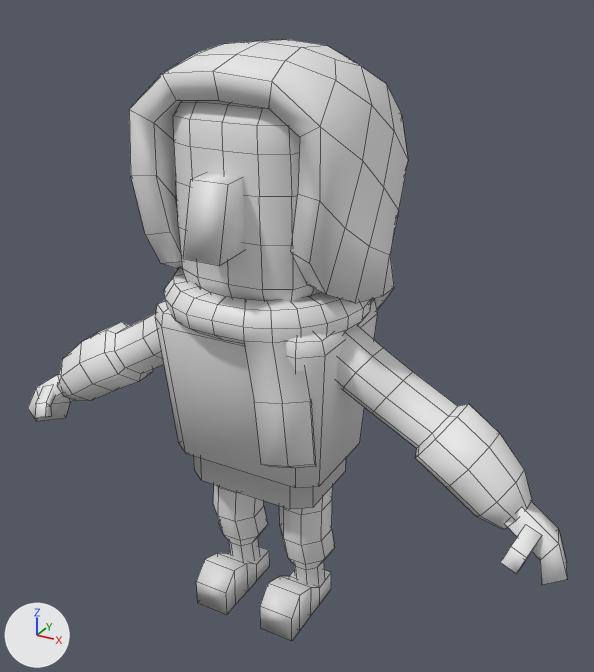
An edit to the FBX model Assets/Meshes/Characters/Follower_Villager02.fbx, drawn before and after from the same camera.
Camera for both pictures: a 50 mm camera at (4.6, -7.62, 7.66) aimed at (0.08, 0.61, 3.55). The axes (+X, +Y, +Z) are drawn at lower left. The lights are the same throughout. Mesh edges are drawn as thin lines. Materials are left out; every surface is plain grey. Where no turn or scale is listed for an object, it has been applied to the vertices.
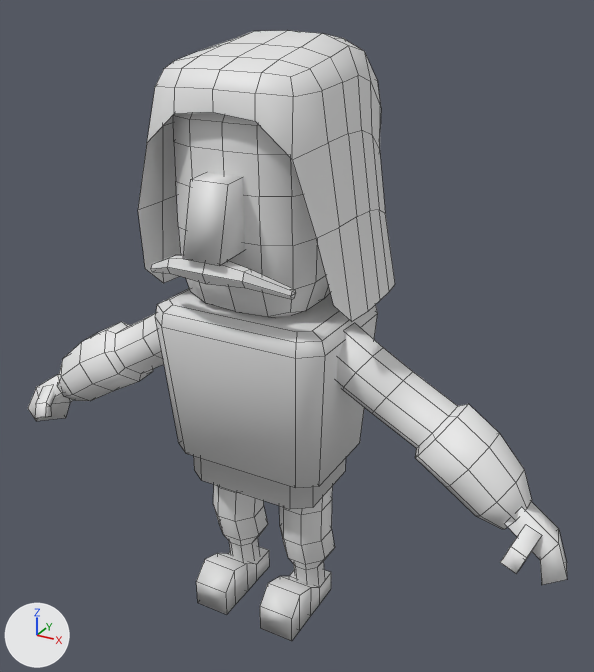
The change, as a diff of the scene's bpy script:
```diff
--- a/Assets/Meshes/Characters/Follower_Villager02.fbx.py
+++ b/Assets/Meshes/Characters/Follower_Villager02.fbx.py
@@ me_cube_064_1 @@
+me_cube_064_1.from_pydata(...)  # 30 vertices, 28 faces; spans x -0.87..0.87, y -0.16..0.21, z -0.21..0.13
@@ me_cube_065_1 @@
+me_cube_065_1.from_pydata(...)  # 109 vertices, 96 faces; spans x -1.24..1.24, y -0.97..2.3, z -1.49..1.34
@@ ob_cube_043 @@
-ob_cube_043 = bpy.data.objects.new('Cube.043', me_cube_068)
-ob_cube_043.location = (0.0, 0.06, 5.58)
@@ ob_torus @@
-ob_torus = bpy.data.objects.new('Torus', me_torus)
-ob_torus.location = (0.0, 0.06, 4.32)
@@ ob_cube_036 @@
+ob_cube_036 = bpy.data.objects.new('Cube.036', me_cube_064_1)
+ob_cube_036.location = (-0.01, -1.04, 4.91)
@@ ob_cube_030 @@
+ob_cube_030 = bpy.data.objects.new('Cube.030', me_cube_065_1)
+ob_cube_030.location = (0.0, 0.06, 5.77)
```

Boxes [x1, y1, x2, y2] around the edits, measured in the pictures (594 x 672 px):
'Cube.043', deleted: before [129, 39, 408, 310]
'Cube.030', added: after [138, 31, 395, 322]
'Torus', deleted: before [164, 267, 371, 468]
'Cube.036', added: after [151, 255, 296, 300]
